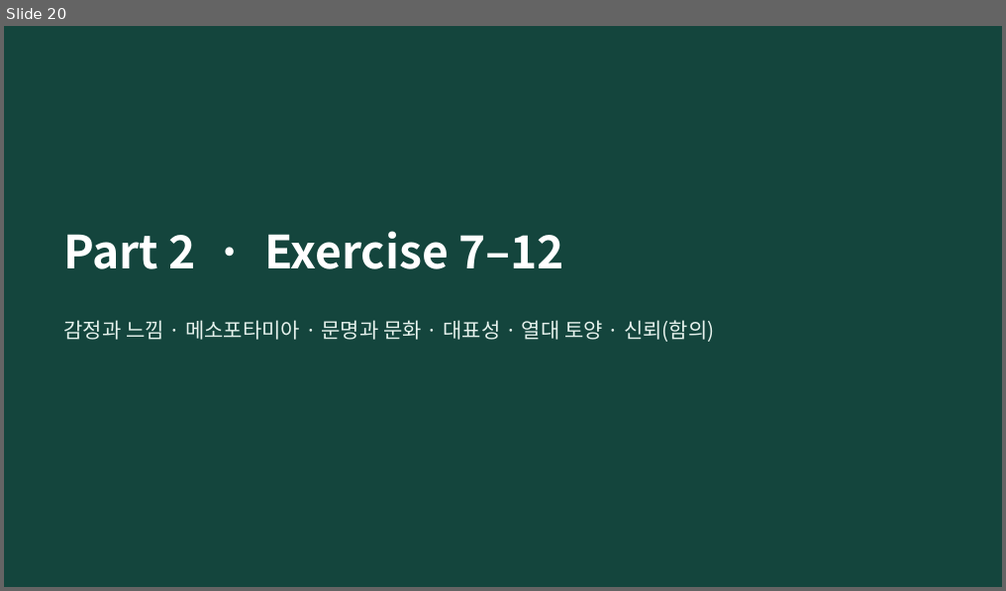
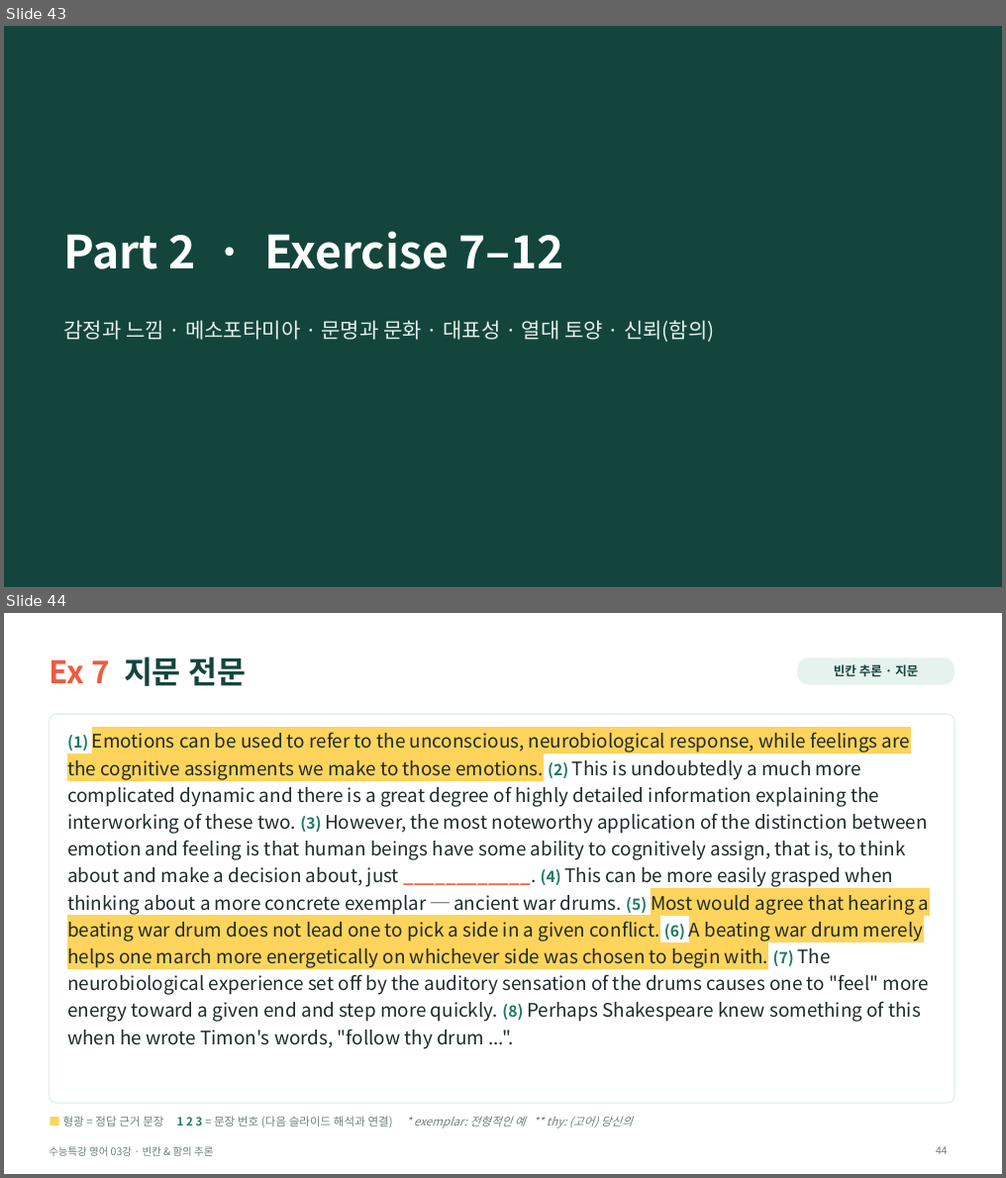
Before and after one commit to HUFSDavid/HUFSDavid, a slide deck: 수능특강_영어_03강_수업PPT.pptx. Shown one above the other, each under a label of ours: slide 20 before the commit, slides 43 and 44 after it. The pictures are 1006x591 and 1006x1178 pixels, drawn with LibreOffice and Linux fonts; fonts in the diff are those of the drawing. Boxes give left, top, right and bottom in pixels: in the first picture for what was removed or moved away, otherwise in the second. Text is boxed around its words. In the diff, an @@ line names an element or a change of style, - is before the commit and + after.

```diff
--- a/수능특강_영어_03강_수업PPT.pptx
+++ b/수능특강_영어_03강_수업PPT.pptx
@@ slide 44 added at (4,613,1002,1174), background #FFFFFF @@
@@ title added at (49,657,246,686), 30 pt, text #14453D, bold @@
+Ex 7 지문 전문
@@ rounded rectangle added at (798,658,954,685), fill #E6F2ED, 12 pt, text #14453D, bold @@
+빈칸 추론 · 지문
@@ rounded rectangle added at (49,714,954,1103), fill #FFFFFF, outline #E6F2ED 1.5 pt @@
@@ text added at (67,732,930,1050), 18 pt, text #1E2B2A @@
+(1) Emotions can be used to refer to the unconscious, neurobiological response, while feelings are the cognitive assignments we make to those emotions. (2) This is undoubtedly a much more complicated dynamic and there is a great degree of highly detailed information explaining the interworking of these two. (3) However, the most noteworthy application of the distinction between emotion and feeling is that human beings have some ability to cognitively assign, that is, to think about and make a decision about, just ____________. (4) This can be more easily grasped when thinking about a more concrete exemplar ─ ancient war drums. (5) Most would agree that hearing a beating war drum does not lead one to pick a side in a given conflict. (6) A beating war drum merely helps one march more energetically on whichever side was chosen to begin with. (7) The neurobiological experience set off by the auditory sensation of the drums causes one to "feel" more energy toward a given end and step more quickly. (8) Perhaps Shakespeare knew something of this when he wrote Timon's words, "follow thy drum ...".
@@ text added at (63,1116,633,1129), 11 pt, text #6E7F7C @@
+■ 형광 = 정답 근거 문장 1 2 3 = 문장 번호 (다음 슬라이드 해석과 연결) * exemplar: 전형적인 예 ** thy: (고어) 당신의
@@ text added at (49,1147,213,1157), 10 pt, text #6E7F7C @@
+수능특강 영어 03강 · 빈칸 & 함의 추론
@@ page number added at (936,1147,947,1155), 10 pt, text #6E7F7C @@
+44
@@ what was slide 20 is now slide 43 @@
```
Also in this commit, not shown: 1 slide changed, 43 other slides added.
